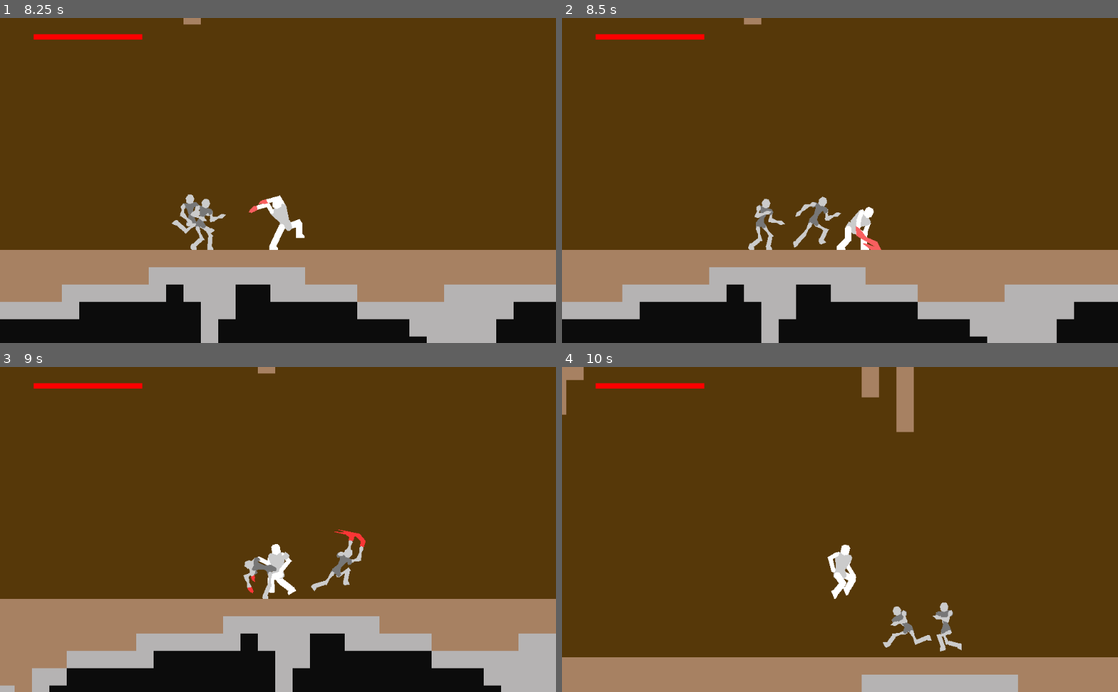
Above: before the commit, frames 1-4 (two rows, left to right).
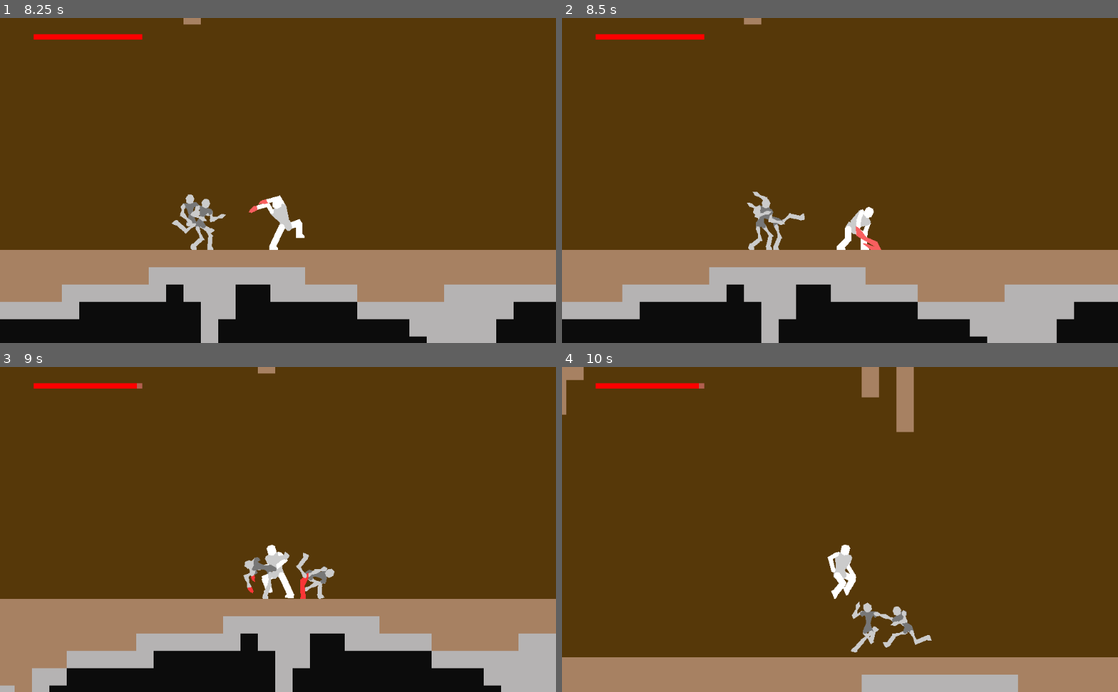
Above: after the commit, the same moments.

Repository: DarknessCatt/Lost-Soul
Game: Godot game, scene res://Maps/Prototype_Mountain/Prototype_Mountain.tscn
Two runs of this game, one before a commit and one after it. Both use one fixed random seed, a clock stepped at 60 frames per second and the inputs below. The project has no main scene, so this scene is started directly.
Inputs:
- Up to frame 1 (8.25 s): tap Enter at 0.5 s; hold C (hero_attack) 0.53-1.28 s; hold Right (hero_right) 0.53-2.03 s; tap Z (hero_jump) at 0.77, 1.52, 3.02, 3.77, 4.52, 6.02, 6.77, 7.52 s; tap D (hero_heart) every 1.5 s from 1.35 to 7.35 s; hold C (hero_attack) 2.03-2.78 s; hold Left (hero_left) 2.03-4.28 s; hold C (hero_attack) 3.53-4.28 s; hold Right (hero_right) 4.28-8.03 s; hold C (hero_attack) 5.03-5.78 s; hold C (hero_attack) 6.53-7.28 s; hold Left (hero_left) from 8.03 s (still down); hold C (hero_attack) from 8.03 s (still down)
- Up to frame 2 (8.5 s): keep holding Left (hero_left); keep holding C (hero_attack)
- Up to frame 3 (9 s): keep holding Left (hero_left); release C (hero_attack) at 8.78 s; tap D (hero_heart) at 8.85 s
- Up to frame 4 (10 s): tap Z (hero_jump) at 9.02, 9.77 s; release Left (hero_left) at 9.53 s; hold Right (hero_right) from 9.53 s (still down); hold C (hero_attack) from 9.53 s (still down)

Frame 1 is identical in both runs. In frame 2, 0.6% of the frame differs, in the area x 33-51%, y 53-72%; in frame 3, 1.1%, in the area x 24-66%, y 4-72%; in frame 4, 0.7%.

Commit message:
Enemy Knockback

Diff:
--- a/Lost_Soul/Entities/Enemy/Enemy.tscn
+++ b/Lost_Soul/Entities/Enemy/Enemy.tscn
@@ -2186,10 +2186,10 @@
 radius = 61.2182
 
 [sub_resource type="CircleShape2D" id=12]
-radius = 15.2725
+radius = 24.5365
 
 [sub_resource type="CircleShape2D" id=13]
-radius = 13.5073
+radius = 25.4763
 
 [sub_resource type="RectangleShape2D" id=14]
 extents = Vector2( 20, 45.1426 )
@@ -2226,7 +2226,6 @@
 
 [node name="Attack_Timer" type="Timer" parent="States/OnCombat"]
 process_mode = 0
-wait_time = 1.5
 one_shot = true
 
 [node name="Attack" type="Node" parent="States"]
@@ -2262,9 +2261,8 @@
 disabled = true
 
 [node name="Right_Arm" type="Polygon2D" parent="Body"]
-position = Vector2( 57.131, 43.5972 )
-rotation = -1.13461
-scale = Vector2( 1, 1 )
+position = Vector2( 13.4381, -27.3389 )
+rotation = -0.209835
 color = Color( 0.8, 0.8, 0.8, 1 )
 offset = Vector2( 30.2005, 27.966 )
 polygon = PoolVector2Array( -30.2005, -31.966, -26.2005, -27.966, -28.2005, -19.966, -26.2005, -11.966, -26.2005, -7.96604, -34.2005, -7.96604, -34.2005, -11.966, -32.2005, -19.966, -34.2005, -27.966 )
@@ -2273,8 +2271,8 @@
 }
 
 [node name="Right_Hand" type="Polygon2D" parent="Body"]
-position = Vector2( 71.6329, 50.357 )
-rotation = -1.6561
+position = Vector2( 16.7709, -11.6899 )
+rotation = -1.78063
 color = Color( 0.8, 0.8, 0.8, 1 )
 offset = Vector2( 31.8105, 42.7501 )
 polygon = PoolVector2Array( -31.8105, -46.7501, -27.8105, -42.7501, -27.8105, -38.7501, -29.8105, -30.7501, -27.8105, -22.7501, -31.8105, -14.7501, -35.8105, -22.7501, -33.8105, -30.7501, -35.8105, -38.7501, -35.8105, -42.7501 )
@@ -2283,8 +2281,9 @@
 }
 
 [node name="Right_Leg" type="Polygon2D" parent="Body"]
-position = Vector2( 31.0242, 36.2299 )
-rotation = -0.952287
+position = Vector2( 7.0307, 7.1112 )
+rotation = -1.26624
+scale = Vector2( 1, 1 )
 color = Color( 0.8, 0.8, 0.8, 1 )
 offset = Vector2( 28.2005, 31.966 )
 polygon = PoolVector2Array( -30.2005, -35.966, -26.2005, -35.966, -24.2005, -31.966, -26.2005, -21.966, -24.2005, -7.966, -32.2005, -7.966, -30.2005, -21.966, -32.2005, -31.966 )
@@ -2293,8 +2292,8 @@
 }
 
 [node name="Right_Shin" type="Polygon2D" parent="Body"]
-position = Vector2( 47.3191, 47.8263 )
-rotation = 1.52866
+position = Vector2( 26.1103, 13.1087 )
+rotation = 0.544373
 color = Color( 0.8, 0.8, 0.8, 1 )
 offset = Vector2( 29.8696, 42.7614 )
 polygon = PoolVector2Array( -31.8696, -44.7614, -27.8696, -44.7614, -25.8696, -38.7614, -25.8696, -22.7614, -27.8696, -18.7614, -31.8696, -18.7614, -33.8696, -22.7614, -33.8696, -38.7614 )
@@ -2303,8 +2302,8 @@
 }
 
 [node name="Right_Foot" type="Polygon2D" parent="Body"]
-position = Vector2( 25.3386, 48.753 )
-rotation = 2.9767
+position = Vector2( 14.7169, 31.9286 )
+rotation = 0.584109
 color = Color( 0.8, 0.8, 0.8, 1 )
 offset = Vector2( 29.9114, 20.7618 )
 polygon = PoolVector2Array( -25.9114, -22.7618, -23.9114, -20.7618, -21.9114, -14.7618, -31.9114, -14.7618, -33.9114, -16.7618, -33.9114, -22.7618, -31.9114, -26.7618 )
@@ -2313,8 +2312,7 @@
 }
 
 [node name="Hip" type="Polygon2D" parent="Body"]
-position = Vector2( 32.0658, 26.2843 )
-rotation = 0.747849
+rotation = -0.136205
 color = Color( 0.470588, 0.470588, 0.470588, 1 )
 offset = Vector2( 0, -12 )
 polygon = PoolVector2Array( -8, 22, -4, 22, 0, 18, 4, 22, 8, 22, 10, 18, 6, 8, -6, 8, -10, 18 )
@@ -2323,7 +2321,7 @@
 }
 
 [node name="Torso" type="Polygon2D" parent="Body/Hip"]
-rotation = 1.02252
+rotation = 0.188168
 color = Color( 0.470588, 0.470588, 0.470588, 1 )
 offset = Vector2( 0, -16 )
 polygon = PoolVector2Array( -8, 18, 8, 18, 6, 12, 4, 6, 6, -4, 8, -8, 12, -4, 16, -8, 16, -12, 12, -16, -12, -16, -16, -12, -16, -8, -12, -4, -8, -8, -6, -4, -4, 6, -6, 12 )
@@ -2339,12 +2337,12 @@
 shape = SubResource( 12 )
 
 [node name="Lower" type="CollisionShape2D" parent="Body/Hip/Torso/Hurtbox"]
-position = Vector2( 0, 20 )
+position = Vector2( 0, 31.3101 )
 shape = SubResource( 13 )
 
 [node name="Head" type="Polygon2D" parent="Body/Hip/Torso"]
 position = Vector2( 0, -32 )
-rotation = 0.431306
+rotation = -0.0607539
 color = Color( 0.8, 0.8, 0.8, 1 )
 offset = Vector2( 0, -16 )
 polygon = PoolVector2Array( -6, 16, 0, 18, 6, 16, 8, 8, 4, 1, -4, 1, -8, 8 )
@@ -2360,7 +2358,7 @@
 
 [node name="Left_Arm" type="Polygon2D" parent="Body/Hip/Torso"]
 position = Vector2( -12, -28 )
-rotation = -1.02
+rotation = 0.772103
 color = Color( 0.8, 0.8, 0.8, 1 )
 offset = Vector2( 30.2005, 27.966 )
 polygon = PoolVector2Array( -30.2005, -31.966, -26.2005, -27.966, -26.2005, -23.966, -28.2005, -19.966, -26.2005, -11.966, -26.2005, -7.96604, -34.2005, -7.96604, -34.2005, -11.966, -32.2005, -19.966, -34.2005, -23.966, -34.193, -27.5603 )
@@ -2370,7 +2368,7 @@
 
 [node name="Left_Hand" type="Polygon2D" parent="Body/Hip/Torso/Left_Arm"]
 position = Vector2( -2.35438e-06, 16 )
-rotation = -1.06345
+rotation = -0.772103
 color = Color( 0.8, 0.8, 0.8, 1 )
 offset = Vector2( 31.8105, 42.7501 )
 polygon = PoolVector2Array( -31.794, -46.6744, -27.7438, -42.7252, -27.7603, -38.8009, -29.6592, -30.7763, -27.5583, -22.8022, -31.39, -14.6769, -35.5577, -22.7012, -33.6588, -30.7258, -35.7597, -38.6999, -35.7432, -42.6242 )
@@ -2389,7 +2387,7 @@
 
 [node name="Right_Arm" type="RemoteTransform2D" parent="Body/Hip/Torso"]
 position = Vector2( 12, -28 )
-rotation = -2.90498
+rotation = -0.261798
 remote_path = NodePath("../../../Right_Arm")
 __meta__ = {
 "_edit_ik_": true
@@ -2397,7 +2395,7 @@
 
 [node name="Right_Hand" type="RemoteTransform2D" parent="Body/Hip/Torso/Right_Arm"]
 position = Vector2( 0, 16 )
-rotation = -0.521497
+rotation = -1.57079
 remote_path = NodePath("../../../../Right_Hand")
 __meta__ = {
 "_edit_bone_": true
@@ -2416,7 +2414,7 @@
 
 [node name="Left_Leg" type="Polygon2D" parent="Body/Hip"]
 position = Vector2( -6, 8 )
-rotation = -0.51235
+rotation = -0.614103
 color = Color( 0.8, 0.8, 0.8, 1 )
 offset = Vector2( 28.2005, 31.966 )
 polygon = PoolVector2Array( -30.2005, -35.966, -26.2005, -35.966, -24.2005, -31.9542, -26.2005, -21.966, -24.2005, -7.966, -32.2005, -7.966, -30.2005, -21.966, -32.2005, -31.9778 )
@@ -2426,7 +2424,7 @@
 
 [node name="Left_Shin" type="Polygon2D" parent="Body/Hip/Left_Leg"]
 position = Vector2( -0.0590348, 20.0132 )
-rotation = 1.36732
+rotation = 1.05844
 color = Color( 0.8, 0.8, 0.8, 1 )
 offset = Vector2( 29.8696, 42.7614 )
 polygon = PoolVector2Array( -31.889, -44.7552, -27.8892, -44.7939, -25.8312, -38.8136, -25.6764, -22.8143, -27.5079, -18.8025, -31.5075, -18.752, -33.676, -22.7369, -33.8308, -38.7362 )
@@ -2436,7 +2434,7 @@
 
 [node name="Left_Foot" type="Polygon2D" parent="Body/Hip/Left_Leg/Left_Shin"]
 position = Vector2( -0.0418882, 21.9996 )
-rotation = 0.497679
+rotation = -0.725313
 color = Color( 0.8, 0.8, 0.8, 1 )
 offset = Vector2( 29.9114, 20.7618 )
 polygon = PoolVector2Array( -25.6763, -22.8143, -23.6571, -20.8338, -21.5991, -14.8534, -25.5989, -14.8147, -31.5986, -14.7567, -33.6179, -16.7372, -33.676, -22.7369, -31.6085, -26.7513 )
@@ -2452,7 +2450,7 @@
 
 [node name="Right_Leg" type="RemoteTransform2D" parent="Body/Hip"]
 position = Vector2( 6, 8 )
-rotation = -1.70014
+rotation = -1.13003
 remote_path = NodePath("../../Right_Leg")
 __meta__ = {
 "_edit_ik_": true
@@ -2460,7 +2458,7 @@
 
 [node name="Right_Shin" type="RemoteTransform2D" parent="Body/Hip/Right_Leg"]
 position = Vector2( 0, 20 )
-rotation = 2.48095
+rotation = 1.81061
 remote_path = NodePath("../../../Right_Shin")
 __meta__ = {
 "_edit_bone_": true
@@ -2468,7 +2466,7 @@
 
 [node name="Right_Foot" type="RemoteTransform2D" parent="Body/Hip/Right_Leg/Right_Shin"]
 position = Vector2( 0, 22 )
-rotation = 1.44804
+rotation = 0.0397359
 remote_path = NodePath("../../../../Right_Foot")
 __meta__ = {
 "_edit_bone_": true
--- a/Lost_Soul/Entities/Enemy/FSM/Knockback.gd
+++ b/Lost_Soul/Entities/Enemy/FSM/Knockback.gd
@@ -6,16 +6,22 @@
 const MAX_GRAV : int = 1500
 const FRICTION : float = 0.9
 
+const FALL_DELAY : float = 0.06
 const DOWN_THRESHOLD : int = 1000
 
 #Mini FSM
-enum {SIMPLE, FALLING, DOWN, DONE}
+enum {SIMPLE, ASCENDING, FLOATING, FALLING, DOWN, DONE}
 var state : int
 
+var delay_counter : float = 0.0
+
 func enter(Enemy : KinematicBody2D) -> void:
-	if Enemy.speed.y >= 0: state = SIMPLE
-	else: state = FALLING
 
+	if Enemy.speed.y < 0: 		state = ASCENDING
+	elif Enemy.is_on_floor(): 	state = SIMPLE
+	else: 					 	state = FLOATING
+
+	delay_counter = 0.0
 	Enemy._change_anim("OnHit")
 
 func exit(_Enemy : KinematicBody2D) -> void:
@@ -31,16 +37,26 @@
 		if state == SIMPLE or state == DOWN:
 			spd.x *= FRICTION
 
+		elif state == FLOATING:
+			delay_counter += delta
+
+			if delay_counter > FALL_DELAY:
+				state = FALLING
+
 		else:
 			spd.y += GRAV*delta
 			if spd.y > MAX_GRAV: spd.y = MAX_GRAV
+
+			if state == ASCENDING and spd.y > 0:
+				spd.y = 0
+				state = FLOATING
 
 		Enemy.speed = spd
 
 		Enemy.move_and_slide(Enemy.speed, NORMAL)
 
 		if Enemy.is_on_wall():
-			Enemy.speed.x *= -0.8
+			Enemy.speed.x *= -0.2
 
 		if state == FALLING and Enemy.is_on_floor():
 			if spd.length() >= DOWN_THRESHOLD:
--- a/Lost_Soul/Entities/Enemy/FSM/OnCombat.gd
+++ b/Lost_Soul/Entities/Enemy/FSM/OnCombat.gd
@@ -5,6 +5,9 @@
 
 #Movement
 const NORMAL : Vector2 = Vector2(0, -1)
+
+const GRAV : int = 3500
+const MAX_GRAV : int = 1500
 
 const ACCEL : int = 900
 const MAX_SPEED : int = 500
@@ -36,8 +39,7 @@
 	else:
 		Enemy._change_anim("Walking")
 
-	Enemy.speed.y = 10
-	$Attack_Timer.wait_time = 1.5 + rand_range(-0.5, +0.5)
+	$Attack_Timer.wait_time = 1 + rand_range(-0.5, +0.5)
 	$Attack_Timer.start()
 
 func exit(_Enemy : KinematicBody2D) -> void:
@@ -77,6 +79,13 @@
 
 	_Enemy.speed.x = spdx
 
+	if _Enemy.is_on_floor():
+		_Enemy.speed.y = 10
+
+	else:
+		_Enemy.speed.y += GRAV*delta
+		if _Enemy.speed.y > MAX_GRAV: _Enemy.speed.y = MAX_GRAV
+
 	_Enemy.move_and_slide(_Enemy.speed, NORMAL)
 
 	if attack_ready and abs(player_dist) <= attack_dist:
--- a/Lost_Soul/Entities/Hero/Hero.tscn
+++ b/Lost_Soul/Entities/Hero/Hero.tscn
@@ -3617,7 +3617,7 @@
 Id = 1
 Damage = 10
 Force = 1200
-Direction = Vector2( 1, -0.3 )
+Direction = Vector2( 1, -0.1 )
 
 [node name="Jab3_Hitbox2" type="CollisionShape2D" parent="Body/Hitboxes/Jab3/Jab3_Hitbox2"]
 shape = SubResource( 20 )
@@ -3646,8 +3646,8 @@
 Body = NodePath("../../..")
 Id = 1
 Damage = 5
-Force = 300
-Direction = Vector2( 0.2, -1 )
+Force = 200
+Direction = Vector2( 0, -1 )
 
 [node name="AirJab1_Hitbox" type="CollisionShape2D" parent="Body/Hitboxes/AirJab1/AirJab1_Hitbox"]
 shape = SubResource( 22 )
@@ -3661,8 +3661,6 @@
 Body = NodePath("../../..")
 Id = 1
 Damage = 5
-Force = 200
-Direction = Vector2( -0.1, 1 )
 
 [node name="AirJab2_Hitbox1" type="CollisionShape2D" parent="Body/Hitboxes/AirJab2/AirJab2_Hitbox1"]
 position = Vector2( -3.9522, -12.1218 )
@@ -3674,8 +3672,8 @@
 Body = NodePath("../../..")
 Id = 1
 Damage = 5
-Force = 400
-Direction = Vector2( 0.1, -1 )
+Force = 200
+Direction = Vector2( 0, -1 )
 
 [node name="AirJab2_Hitbox2" type="CollisionShape2D" parent="Body/Hitboxes/AirJab2/AirJab2_Hitbox2"]
 position = Vector2( -5.03671, 0 )
@@ -3690,8 +3688,8 @@
 Body = NodePath("../../..")
 Id = 1
 Damage = 5
-Force = 400
-Direction = Vector2( -0.2, -1 )
+Force = 1000
+Direction = Vector2( 0, -1 )
 
 [node name="AirJab3_Hitbox1" type="CollisionShape2D" parent="Body/Hitboxes/AirJab3/AirJab3_Hitbox1"]
 shape = SubResource( 25 )
@@ -3703,7 +3701,7 @@
 Id = 1
 Damage = 10
 Force = 1200
-Direction = Vector2( 0.9, -0.1 )
+Direction = Vector2( 1, -0.5 )
 
 [node name="AirJab3_Hitbox2" type="CollisionShape2D" parent="Body/Hitboxes/AirJab3/AirJab3_Hitbox2"]
 shape = SubResource( 26 )
Not shown: 3 places in Lost_Soul/Entities/Enemy/Enemy.tscn that only renumber resources
